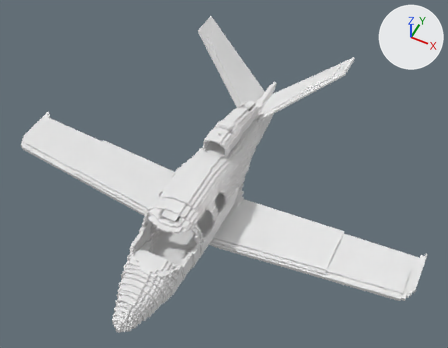
Two versions of the OBJ model src/main/resources/assets/acmetesting/objmodels/vehicles/aircraft/sf50/sf50.obj, one commit apart.
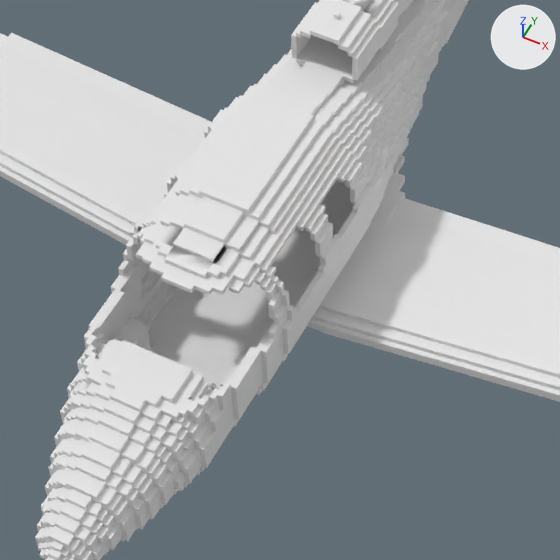
There are two pictures of each version: one whole from a 50 mm camera at (6.71, -11.75, 16.93) aimed at (0.43, 0.82, 1.22), one close up on the part from 22% to 67% of the width and 37% to 94% of the height. Arrows for +X, +Y and +Z are at upper right; the lights stay in place. Where no turn or scale is listed for an object, it has been applied to the vertices.

In view in the first close-up: 'Airframe', 'Door_B', 'Door_T', 'Flap_L', 'Flap_R', 'Wing_L', 'Wing_R'.
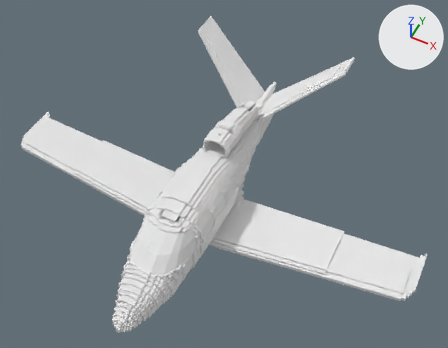
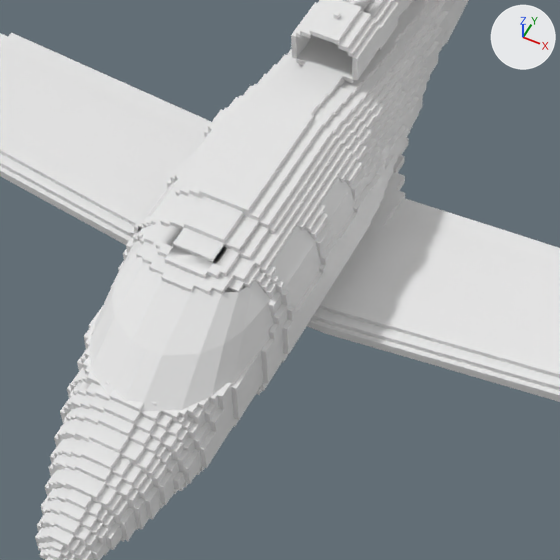
Where the change shows, as pixel boxes (x1, y1, x2, y2) in the close-ups (560 x 560 px):
'translucent_glass', added: after (90, 133, 355, 412)
'translucent_door', added: after (271, 226, 321, 309)

The change, as a list of edits to the scene's bpy script:
```text
Add me_translucent_glass:
    me_translucent_glass.from_pydata(...)  # 51 vertices, 26 faces; spans x -1.02..1.02, y -3.68..-0.19, z 0.99..1.8
    me_translucent_glass.materials.append(mat_m_0521c980_2273_8a79_4537_5f052d4941c8)  # white #e7e7e7
Add me_translucent_door:
    me_translucent_door.from_pydata([(1.02, -1.055, 0.991), (0.941, -1.055, 1.439), (0.941, -1.82, 1.439), (1.02, -1.82, 0.991), (0.731, -1.055, 1.705), (0.731, -1.82, 1.705)], [], [(0, 1, 2, 3), (2, 1, 4, 5)])
    me_translucent_door.materials.append(mat_m_0521c980_2273_8a79_4537_5f052d4941c8)  # white #e7e7e7
Add ob_translucent_glass:
    ob_translucent_glass = bpy.data.objects.new('translucent_glass', me_translucent_glass)
    ob_translucent_glass.location = (0.0, 0.0, 0.0)
Add ob_translucent_door:
    ob_translucent_door = bpy.data.objects.new('translucent_door', me_translucent_door)
    ob_translucent_door.location = (0.0, 0.0, 0.0)
```
